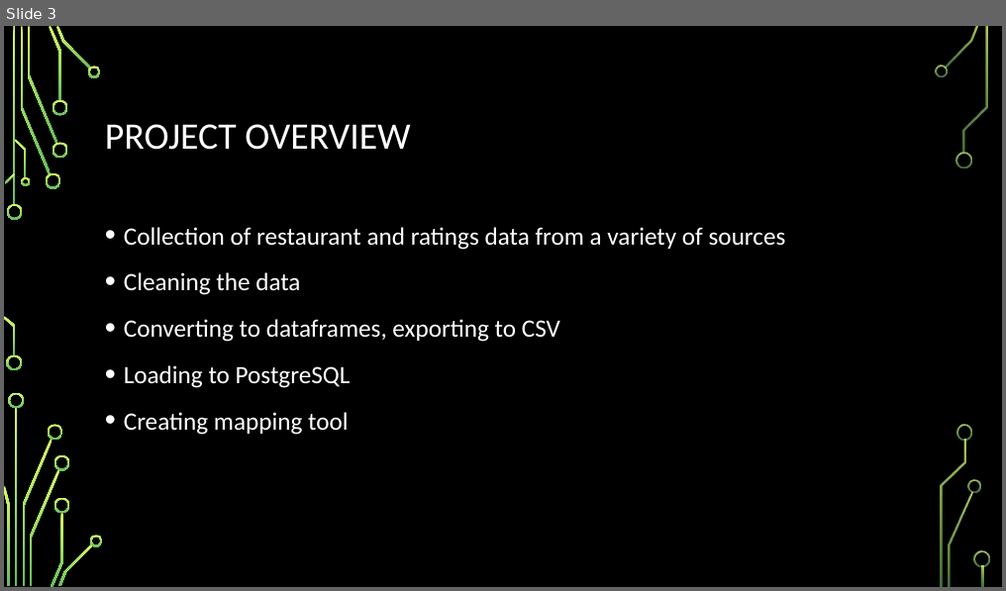
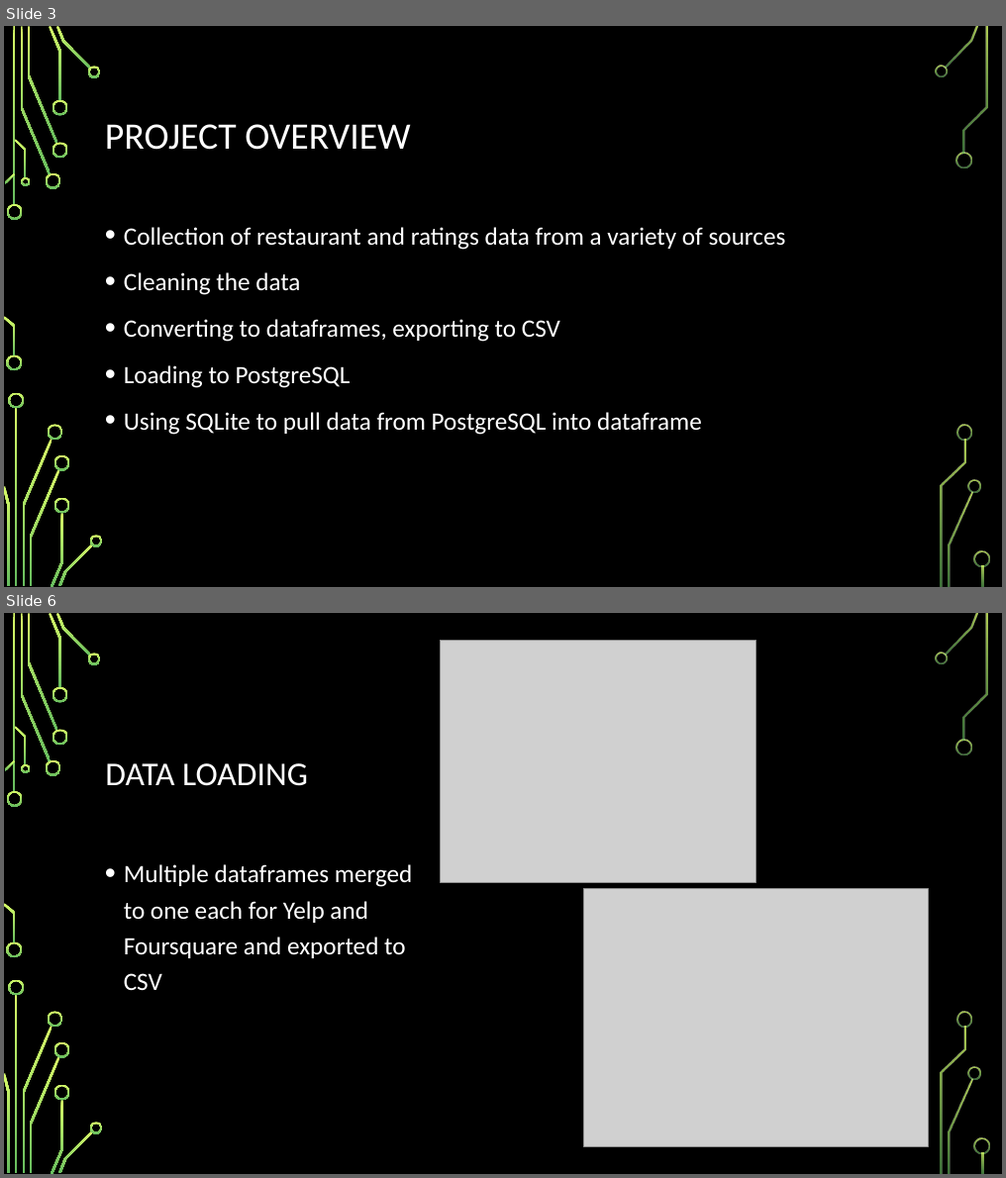
Before and after one commit to jclawson0602/Group_1_Project_3, a slide deck: Group 1 Project 3 DRAFT.pptx. Shown one above the other, each under a label of ours: slide 3 before the commit, slides 3 and 6 after it; the slides between them are not shown. The pictures are 1006x591 and 1006x1178 pixels, drawn with LibreOffice and Linux fonts; fonts in the diff are those of the drawing; grey boxes stand for pictures; background and template pictures are left out. Boxes give left, top, right and bottom in pixels: in the first picture for what was removed or moved away, otherwise in the second. Text is boxed around its words. In the diff, an @@ line names an element or a change of style, - is before the commit and + after.

```diff
--- a/Group 1 Project 3 DRAFT.pptx
+++ b/Group 1 Project 3 DRAFT.pptx
@@ slide 6 added at box(4, 613, 1002, 1174), background picture (left out); not listed: 36 template elements that a slide beside it also shows @@
@@ picture added at box(441, 640, 756, 882) @@
@@ title added at box(105, 763, 308, 786), 32 pt, text #FFFFFF @@
+DATA LOADING
@@ text added at box(124, 864, 413, 990), 24 pt, text #FFFFFF @@
+• Multiple dataframes merged to one each for Yelp and Foursquare and exported to CSV
@@ picture added at box(584, 888, 928, 1148) @@
@@ slide 3 changed as well @@
@@ text at box(124, 412, 702, 435): text changed @@
-• Creating mapping tool
+• Using SQLite to pull data from PostgreSQL into dataframe
```
Also in this commit, not shown: 4 other slides changed, 6 other slides added, 3 slides removed.
